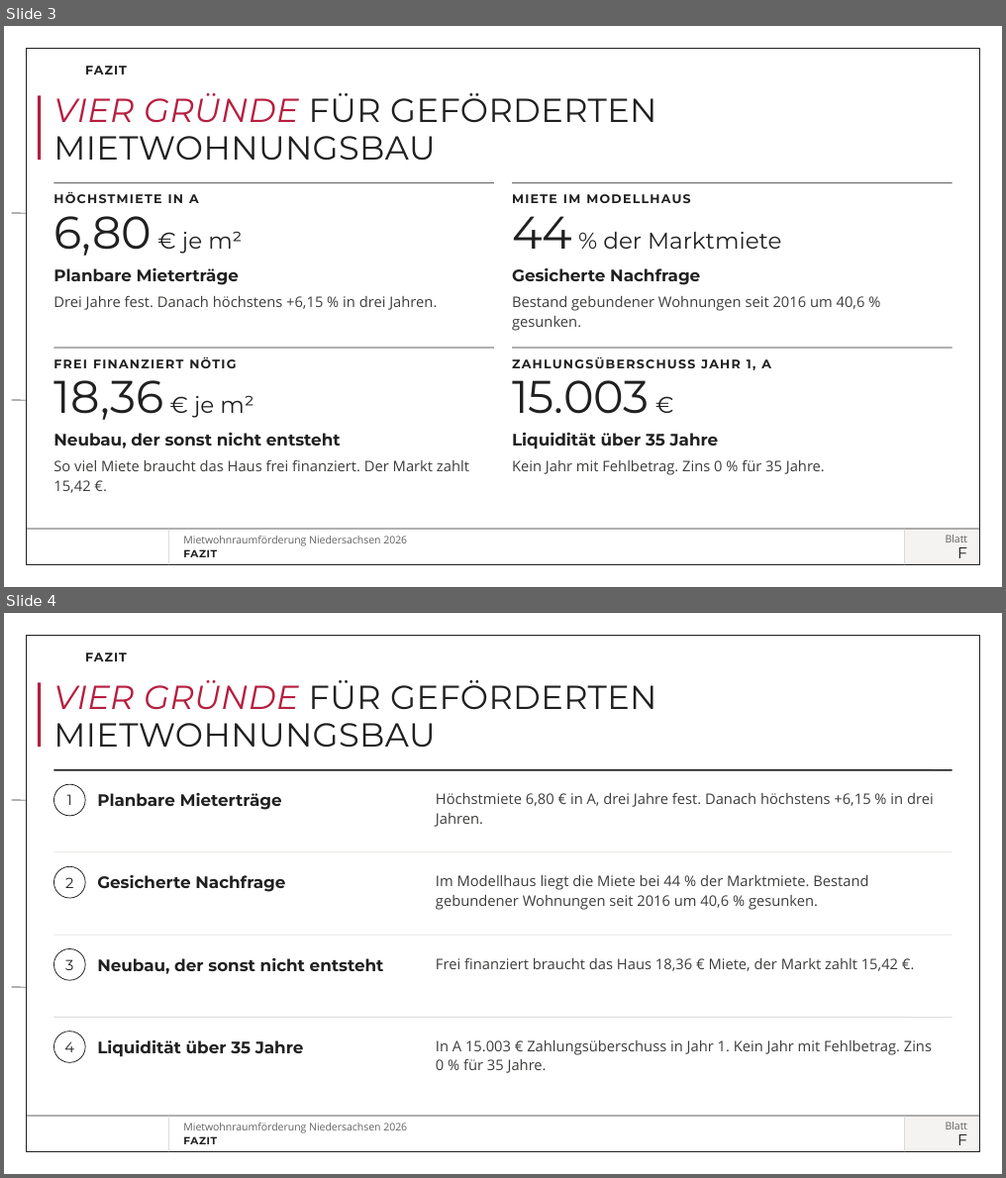
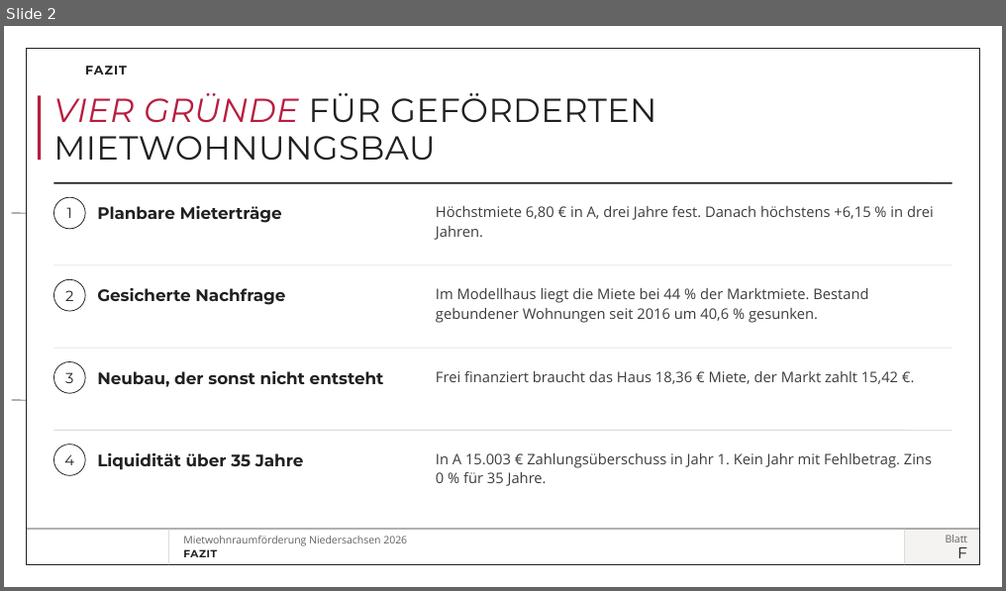
Before and after one commit to vgedaschko/NBank, a slide deck: konzepte/neu/schritt-2/dist/schritt-2.pptx. Shown one above the other, each under a label of ours: slides 3 and 4 before the commit, slide 2 after it. The pictures are 1006x1178 and 1006x591 pixels, drawn with LibreOffice and Linux fonts; fonts in the diff are those of the drawing; background and template pictures are left out. Boxes give left, top, right and bottom in pixels: in the first picture for what was removed or moved away, otherwise in the second. Text is boxed around its words. In the diff, an @@ line names an element or a change of style, - is before the commit and + after.

```diff
--- a/konzepte/neu/schritt-2/dist/schritt-2.pptx
+++ b/konzepte/neu/schritt-2/dist/schritt-2.pptx
@@ slide 3 removed at (4, 26, 1002, 587), background #FFFFFF; not listed: 10 template elements that a slide beside it also shows @@
@@ text removed at (85, 66, 127, 75) @@
-FAZIT
@@ title removed at (54, 93, 656, 161) @@
-VIER GRÜNDE FÜR GEFÖRDERTEN
-MIETWOHNUNGSBAU
@@ text removed at (54, 191, 199, 203) @@
-HÖCHSTMIETE IN A
@@ line removed from (54, 183) to (494, 183) @@
@@ line removed from (512, 183) to (952, 183) @@
@@ text removed at (512, 194, 580, 203) @@
-MIETE IM MODELLHAUS
@@ text removed at (54, 216, 242, 256) @@
-6,80 € je m²
@@ text removed at (512, 216, 781, 249) @@
-44 % der Marktmiete
@@ text removed at (54, 269, 239, 285) @@
-Planbare Mieterträge
@@ text removed at (512, 269, 700, 285) @@
-Gesicherte Nachfrage
@@ text removed at (54, 296, 437, 310) @@
-Drei Jahre fest. Danach höchstens +6,15 % in drei Jahren.
@@ text removed at (512, 296, 865, 331) @@
-Bestand gebundener Wohnungen seit 2016 um 40,6 % gesunken.
@@ line removed from (54, 348) to (494, 348) @@
@@ line removed from (512, 348) to (952, 348) @@
@@ text removed at (54, 357, 236, 369) @@
-FREI FINANZIERT NÖTIG
@@ text removed at (54, 380, 253, 420) @@
-18,36 € je m²
@@ text removed at (512, 380, 649, 414) @@
-15.003 €
@@ text removed at (746, 360, 771, 371) @@
-ZAHLUNGSÜBERSCHUSS JAHR 1, A
@@ text removed at (54, 433, 341, 449) @@
-Neubau, der sonst nicht entsteht
@@ text removed at (512, 433, 719, 450) @@
-Liquidität über 35 Jahre
@@ text removed at (54, 461, 469, 493) @@
-So viel Miete braucht das Haus frei finanziert. Der Markt zahlt 15,42 €.
@@ text removed at (512, 461, 825, 475) @@
-Kein Jahr mit Fehlbetrag. Zins 0 % für 35 Jahre.
@@ text removed at (183, 550, 217, 558) @@
-FAZIT
@@ text removed at (957, 548, 967, 559) @@
-F
@@ what was slide 4 is now slide 2 @@
```
Also in this commit, not shown: 1 slide changed, 1 other slide removed, 9 other files.
